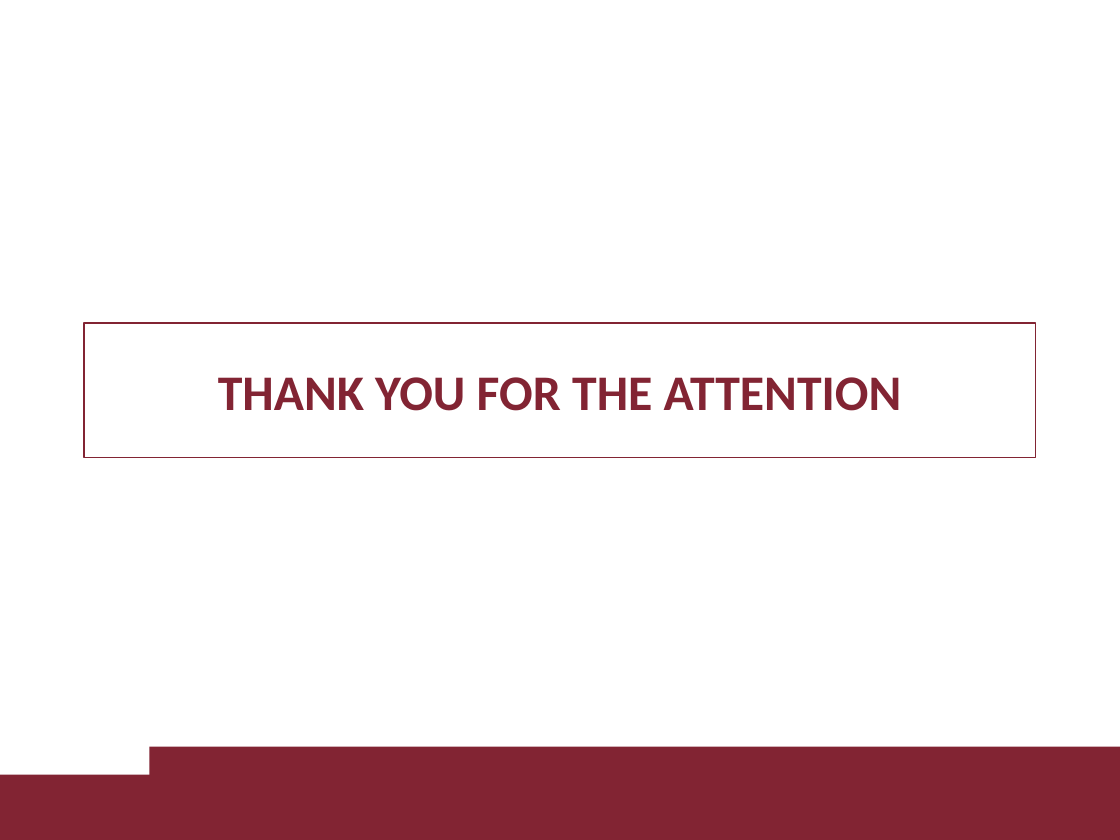
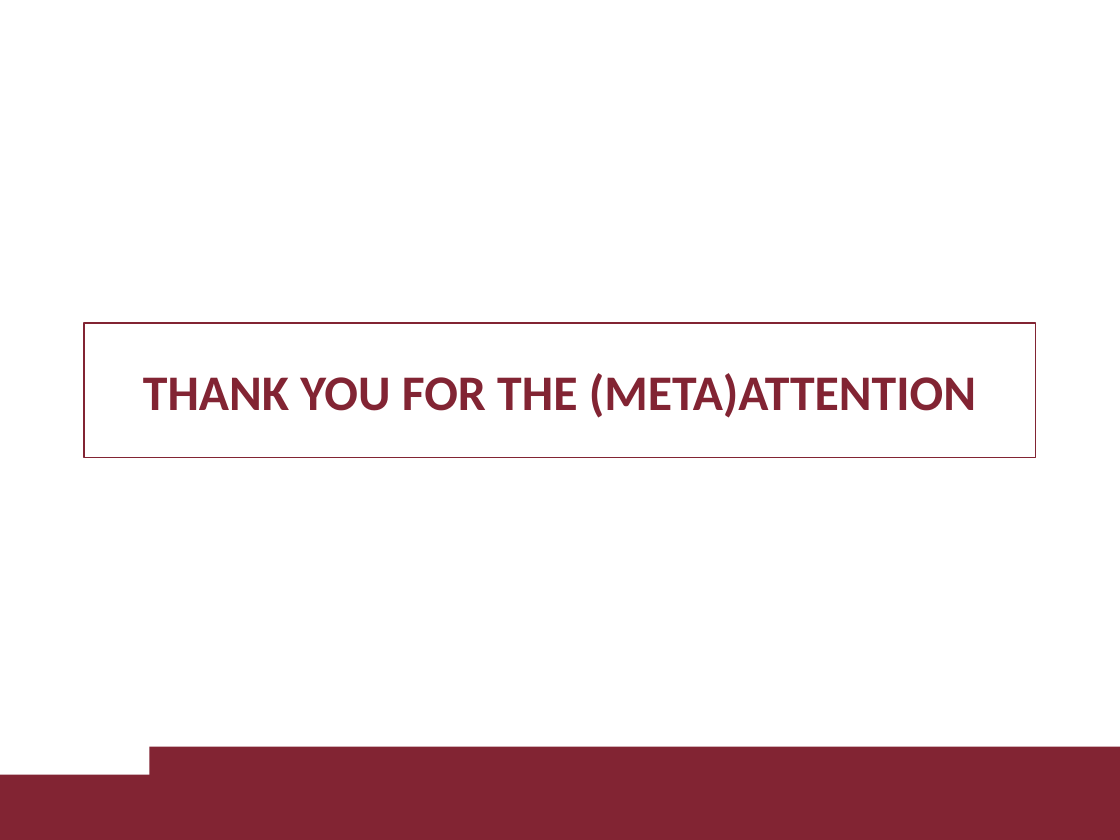
Before and after one commit to LorCir28/Geometric_Algebra_Transformer, a slide deck: slide 11 of presentation/1884561_1895955_1882789_presentation.pptx. Drawn at 1120x840 pixels with LibreOffice and Linux fonts; fonts in the diff are those of the drawing; background and template pictures are left out. Boxes give left, top, right and bottom in pixels: in the first picture for what was removed or moved away, otherwise in the second. Text is boxed around its words. In the diff, an @@ line names an element or a change of style, - is before the commit and + after.

```diff
--- a/presentation/1884561_1895955_1882789_presentation.pptx
+++ b/presentation/1884561_1895955_1882789_presentation.pptx
@@ text in rectangle at bbox=[143, 373, 976, 418]: text changed @@
-THANK YOU FOR THE ATTENTION
+THANK YOU FOR THE (META)ATTENTION
```
Also in this commit, not shown: 1 other slide changed.
